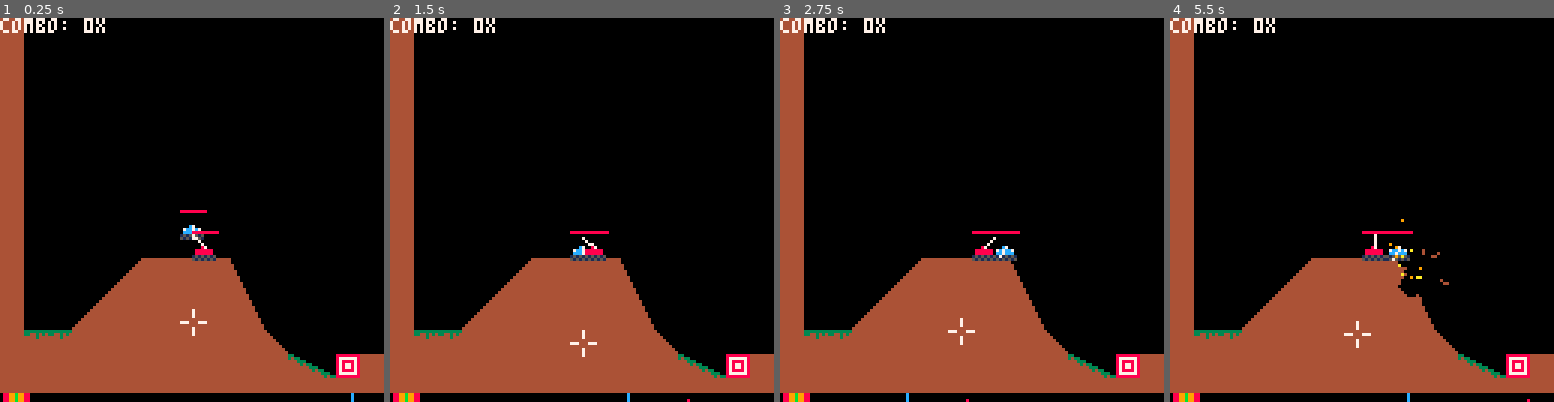
Above: before the commit, frames 1-4 (left to right).
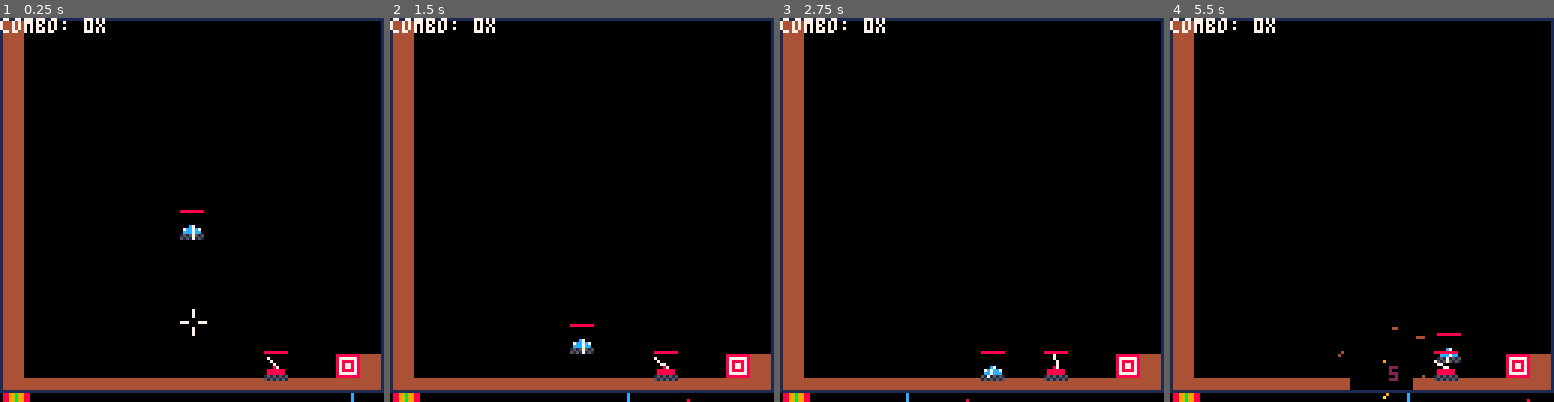
Above: after the commit, the same moments.

Repository: MarrMann/tanks.p8
Game: PICO-8 cartridge tanks.p8
The game is run twice, just before and just after one commit, with the same random seed, the same clock (stepped at 60 frames per second) and the same inputs.
Inputs:
- Up to frame 1 (0.25 s): no input
- Up to frame 2 (1.5 s): tap X (X key) at 0.33, 1.07 s
- Up to frame 3 (2.75 s): hold Right 1.6-2.1 s; tap X (X key) at 1.85 s; hold Up 2.15-2.42 s; hold Right from 2.47 s (still down)
- Up to frame 4 (5.5 s): tap X (X key) at 2.97, 4.08, 5.2 s; release Right at 3.03 s; hold Left 3.08-3.58 s; hold Down 3.63-3.97 s; hold Right 4.02-4.68 s; hold Up 4.73-5.03 s; hold Left from 5.08 s (still down)

The runs differ from the first frame. In frame 1, 19% of the frame differs, in the area x 0-100%, y 0-98%; in frame 2, 19%; in frame 3, 19%; in frame 4, 20%, in the area x 0-100%, y 0-100%.

Commit message:
bounds wip

Diff:
--- a/tanks.p8
+++ b/tanks.p8
@@ -35,6 +35,7 @@
 	draw_particles()
 	draw_explosions()
 	draw_types()
+	draw_bounds()
 	draw_ui()
 end
 
@@ -313,6 +314,8 @@
 end
 
 function mapget(x, y)
+	if (room_state.bounds and y == 127) return 1
+
 	if (y < 0 or x < 0 or x > 127 or y > 127) return 0
 	local offset = (x + y*128) / 2
 	local memloc = 0x8000 + flr(offset)
@@ -422,6 +425,7 @@
 					text="+1"
 				})
 				del(targets,target)
+				check_room_state()
 			end
 
 			ex_x=flr(inf.x)
@@ -430,11 +434,11 @@
 		 add(exps, {
 		 	x=ex_x,
 		 	y=ex_y,
-		 	r=4,
+		 	r=10,
 		 	cur_r=1,
 		 	hit_ids={},
 		 	dmg=5,
-				force=4})
+				force=7})
 
 		 // map/dirt particles
 		 n_x,n_y=get_q_normal(ex_x, ex_y)
@@ -562,6 +566,7 @@
 				})
 				if e.health <= 0 then
 					del(dumb_enemies,e)
+					check_room_state()
 				else
 					e.is_knocked=true
 					local f_x, f_y=get_knockback(e,exp)
@@ -671,6 +676,13 @@
 			ent.x += ent.xvel
 			ent.y += ent.yvel
 			ent.yvel += grav
+			if ent.x < 0 and room_state.bounds then
+				ent.x -= ent.x
+				ent.xvel = -ent.xvel
+			elseif ent.x > 127 and room_state.bounds then
+				ent.x -= (ent.x-127)
+				ent.xvel = -ent.xvel
+			end
 		end
 	end
 end
@@ -844,14 +856,18 @@
 
 -- get quantized normal at (x, y)
 function get_q_normal(x, y)
-  local normal_x, normal_y = get_normal(x, y)
-  local quantized_x = flr(normal_x + 0.5) -- round to nearest integer
-  local quantized_y = flr(normal_y + 0.5) -- round to nearest integer
-  return quantized_x, quantized_y
+	local normal_x, normal_y = get_normal(x, y)
+	local quantized_x = flr(normal_x + 0.5) -- round to nearest integer
+	local quantized_y = flr(normal_y + 0.5) -- round to nearest integer
+	return quantized_x, quantized_y
 end
 -->8
 // map types and room loading
 room = {x=0,y=0}
+room_state={
+	completed=false,
+	bounds=true
+}
 targets = {}
 dumb_enemies = {}
 hit_texts = {}
@@ -914,6 +930,7 @@
 		end
 	end
 
+	check_room_state() //could load room with no enemies
 	init_world()
 end
 
@@ -938,6 +955,22 @@
 	end
 end
 
+function check_room_state()
+	if #dumb_enemies==0 and #targets==0 then
+		room_state.bounds = false
+		room_state.completed = true
+	end
+end
+
+function draw_bounds()
+	if room_state.bounds then
+		line(0,0,127,0,1)
+		line(127,0,127,124,1)
+		line(127,124,0,124,1)
+		line(0,124,0,0,1)
+	end
+end
+
 function did_hit_target(x,y)
 	for t in all(targets) do
 		if x>=t.x and x<=t.x+7 and y>=t.y	and y<=t.y+7 then
@@ -996,11 +1029,6 @@
 ///remove boundary once all targets are gone
 ///should boundary only be on sides?
 ///regen health when clearing a level?
-
-//health bars instead of health meter
-///method for drawing healthbar based on current health and max health
-///player health bar
-///enemy health bar
 
 //game over state
 ///lose when running out of health
@@ -1058,11 +1086,9 @@
 end
 
 function draw_healthbar(x,y,hp,max_hp)
-	local length=8
+	local length=7
 	local draw_length=(hp/max_hp)*length
-	for i=0,draw_length,1 do
-		pset(i+x-4,y-8,8)
-	end
+	line(x-4,y-8,x-4+draw_length,y-8,8)
 end
 __gfx__
 00000000000000003333333344444444444440004000000000000000330000004000000000000004000000000000000000000000000000000000000000000000
@@ -1107,12 +1133,12 @@
 033f3f3f3f3f3f3f3f3f3f3f3f3f3f3f3f000000000000000000000000000000000000000000000000000000000000000000000000000000000000000000000000000000000000000000000000000000000000000000000000000000000000000000000000000000000000000000000000000000000000000000000000000000
 033f3f3f3f3f3f3f3f3f3f3f3f3f3f3f00000000000000000000000000000000000000000000000000000000000000000000000000000000000000000000000000000000000000000000000000000000000000000000000000000000000000000000000000000000000000000000000000000000000000000000000000000000
 033f3f3f3f3f3f3f3f3f3f3f3f3f3f3f00000000000000000000000000000000000000000000000000000000000000000000000000000000000000000000000000000000000000000000000000000000000000000000000000000000000000000000000000000000000000000000000000000000000000000000000000000000
-033f3f3f3f3f3f3f3d3f3f3f3f3f3f3f00000000000000000000000000000000000000000000000000000000000000000000000000000000000000000000000000000000000000000000000000000000000000000000000000000000000000000000000000000000000000000000000000000000000000000000000000000000
-033f3f3f3f09131313043f3f3f3f3f3f3f3f0000000000000000000000000000000000000000000000000000000000000000000000000000000000000000000000000000000000000000000000000000000000000000000000000000000000000000000000000000000000000000000000000000000000000000000000000000
-033f3f3f090303030313053f3f3f3f3f3f3f3f00000000000000000000000000000000000000000000000000000000000000000000000000000000000000000000000000000000000000000000000000000000000000000000000000000000000000000000000000000000000000000000000000000000000000000000000000
-033f3f09031303031313043f3f3f3f3f3f003f00000000000000000000000000000000000000000000000000000000000000000000000000000000000000000000000000000000000000000000000000000000000000000000000000000000000000000000000000000000000000000000000000000000000000000000000000
-0302021313130303030313083f3f3f3f3f003f3f000000000000000000000000000000000000000000000000000000000000000000000000000000000000000000000000000000000000000000000000000000000000000000000000000000000000000000000000000000000000000000000000000000000000000000000000
-03130313031303031303031307063e033f3f3f3f000000000000000000000000000000000000000000000000000000000000000000000000000000000000000000000000000000000000000000000000000000000000000000000000000000000000000000000000000000000000000000000000000000000000000000000000
+033f3f3f3f3f3f3f3f3f3f3f3f3f3f3f00000000000000000000000000000000000000000000000000000000000000000000000000000000000000000000000000000000000000000000000000000000000000000000000000000000000000000000000000000000000000000000000000000000000000000000000000000000
+033f3f3f3f3f3f3f3f3f3f3f3f3f3f3f3f3f0000000000000000000000000000000000000000000000000000000000000000000000000000000000000000000000000000000000000000000000000000000000000000000000000000000000000000000000000000000000000000000000000000000000000000000000000000
+033f3f3f3f3f3f3f3f3f3f3f3f3f3f3f3f3f3f00000000000000000000000000000000000000000000000000000000000000000000000000000000000000000000000000000000000000000000000000000000000000000000000000000000000000000000000000000000000000000000000000000000000000000000000000
+033f3f3f3f3f3f3f3f3f3f3f3f3f3f3f3f003f00000000000000000000000000000000000000000000000000000000000000000000000000000000000000000000000000000000000000000000000000000000000000000000000000000000000000000000000000000000000000000000000000000000000000000000000000
+033f3f3f3f3f3f3f3f3f3f3f3f3f3f3f3f003f3f000000000000000000000000000000000000000000000000000000000000000000000000000000000000000000000000000000000000000000000000000000000000000000000000000000000000000000000000000000000000000000000000000000000000000000000000
+033f3f3f3f3f3f3f3f3f3f3d3f3f3e033f3f3f3f000000000000000000000000000000000000000000000000000000000000000000000000000000000000000000000000000000000000000000000000000000000000000000000000000000000000000000000000000000000000000000000000000000000000000000000000
 031313130303030313130303031303033f3f3f00000000000000000000000000000000000000000000000000000000000000000000000000000000000000000000000000000000000000000000000000000000000000000000000000000000000000000000000000000000000000000000000000000000000000000000000000
 3f3f3f3f3f3f3f3f3f3f3f3f3f3f3f3f3f3f3f00000000000000000000000000000000000000000000000000000000000000000000000000000000000000000000000000000000000000000000000000000000000000000000000000000000000000000000000000000000000000000000000000000000000000000000000000
 0000000000003f3f3f3f000000000000003f0000000000000000000000000000000000000000000000000000000000000000000000000000000000000000000000000000000000000000000000000000000000000000000000000000000000000000000000000000000000000000000000000000000000000000000000000000
